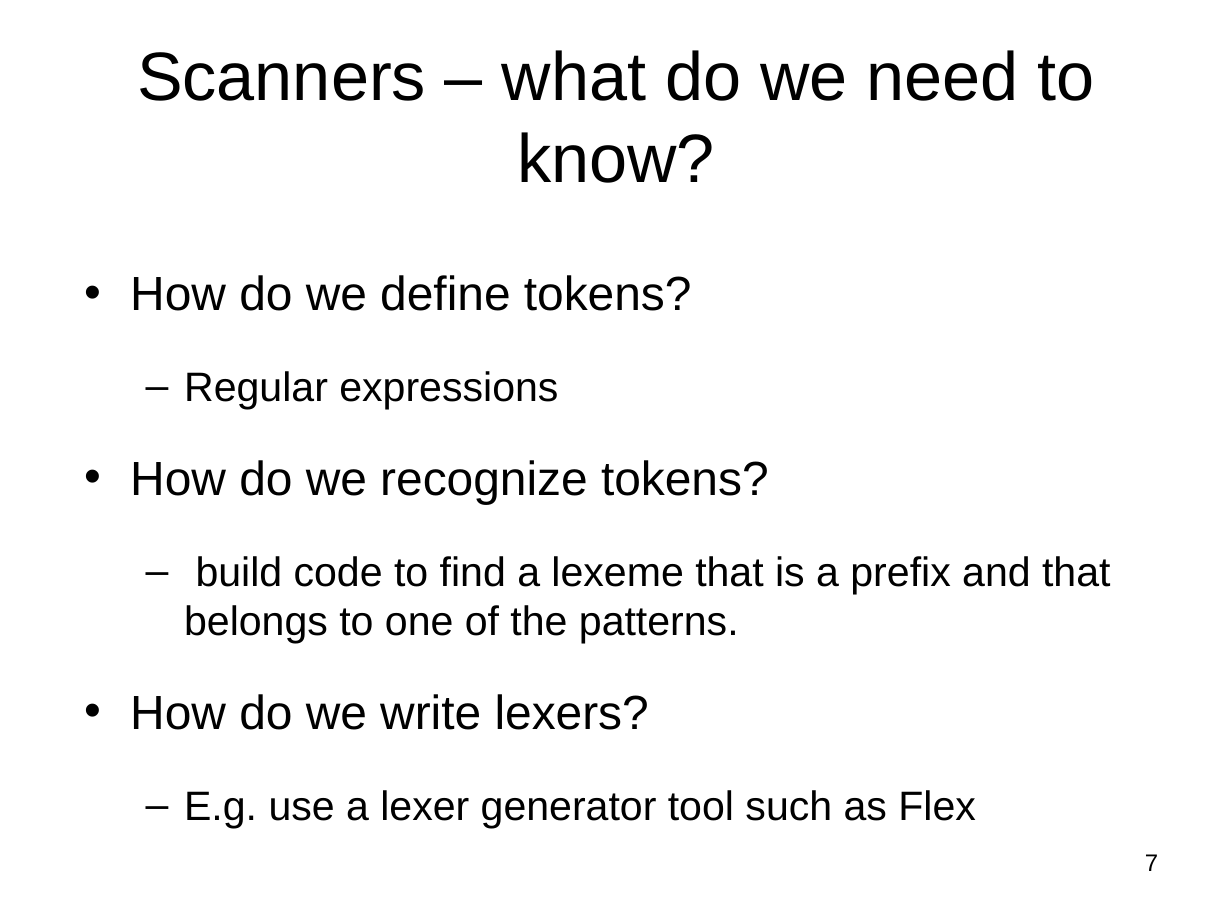
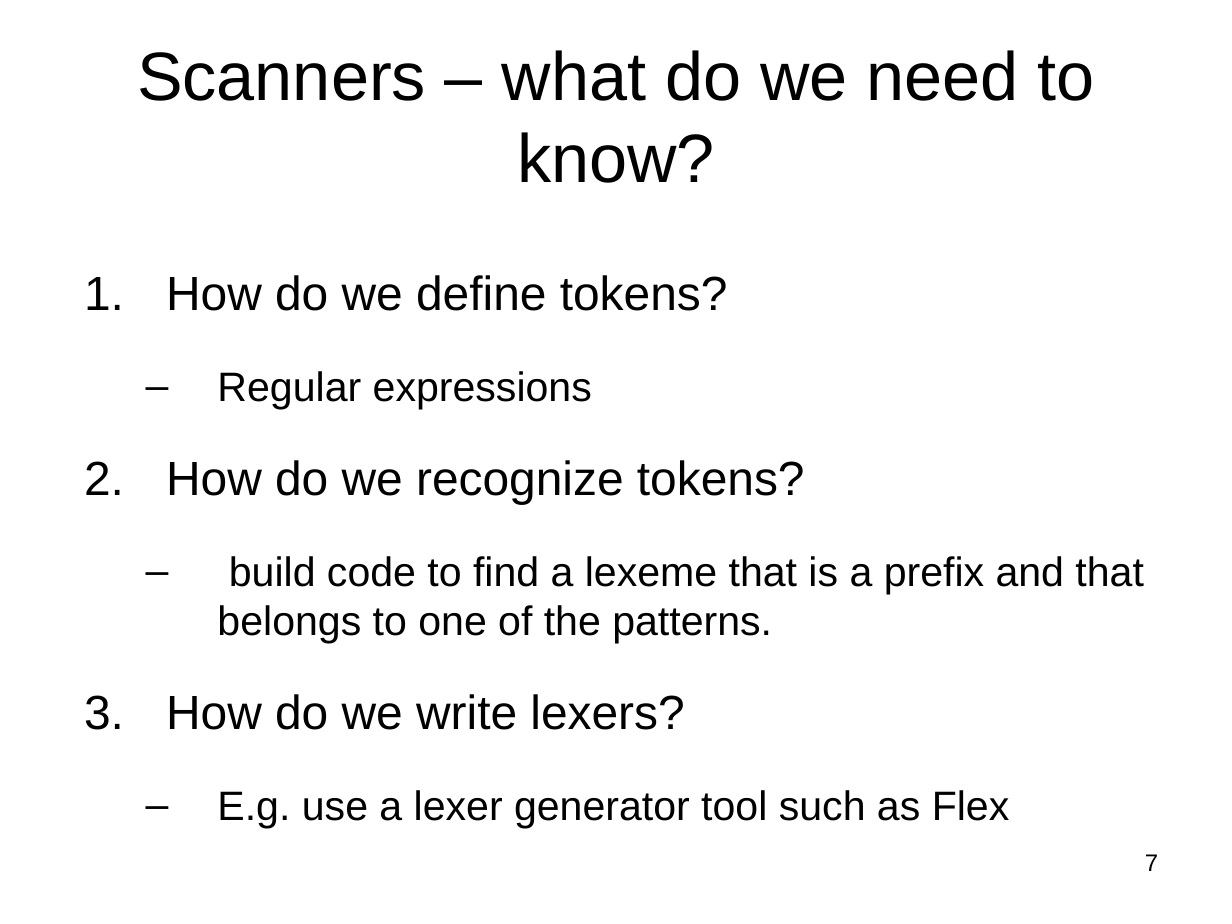
Before and after one commit to Hegden/hegden.github.io, a slide deck: slide 7 of cs406/slides/week3.ppt. Drawn at 1232x924 pixels with LibreOffice and Linux fonts; fonts in the diff are those of the drawing. Boxes give left, top, right and bottom in pixels: in the first picture for what was removed or moved away, otherwise in the second. Text is boxed around its words. In the diff, an @@ line names an element or a change of style, - is before the commit and + after.

```diff
--- a/cs406/slides/week3.ppt
+++ b/cs406/slides/week3.ppt
@@ text "How do we define tokens?" at box(166, 275, 1143, 828): bullet • to 1.; indent changed @@
```
Also in this commit, not shown: 2 other slides changed, 25 slides added, 1 other file.
